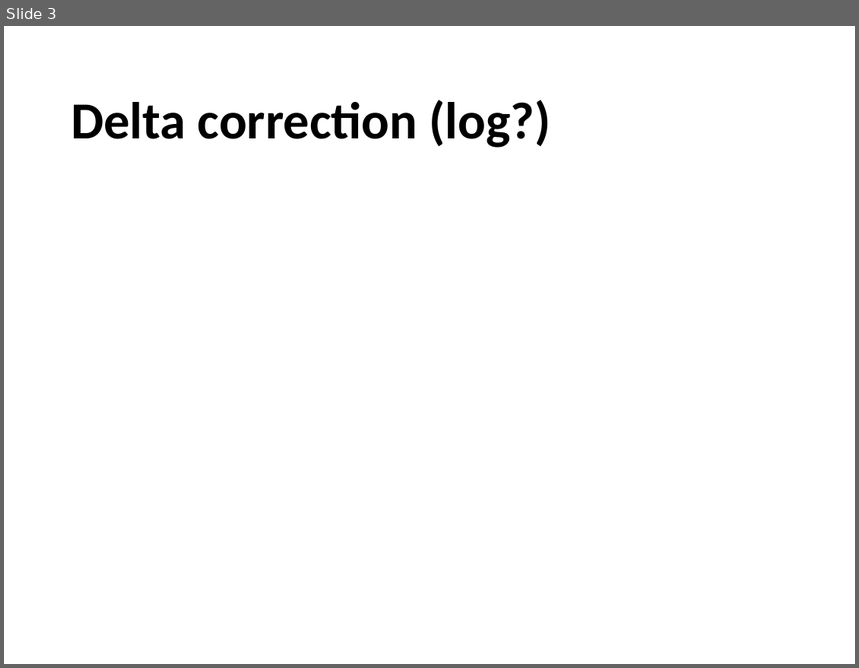
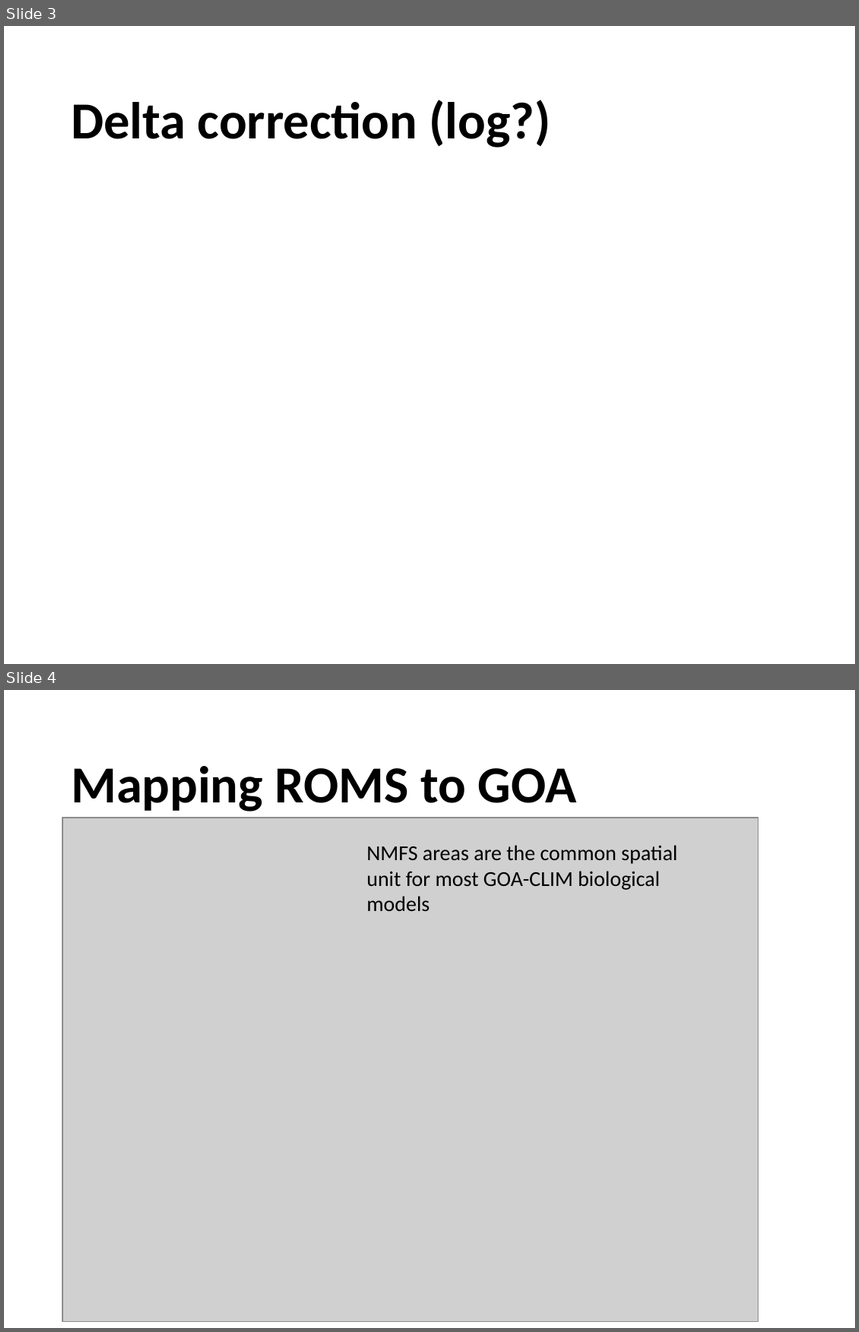
Before and after one commit to biadias/ROMS_to_Index, a slide deck: Index presentation 1-12-2023-.pptx. Shown one above the other, each under a label of ours: slide 3 before the commit, slides 3 and 4 after it. The pictures are 859x668 and 859x1332 pixels, drawn with LibreOffice and Linux fonts; fonts in the diff are those of the drawing; grey boxes stand for pictures. Boxes give left, top, right and bottom in pixels: in the first picture for what was removed or moved away, otherwise in the second. Text is boxed around its words. In the diff, an @@ line names an element or a change of style, - is before the commit and + after.

```diff
--- a/Index presentation 1-12-2023-.pptx
+++ b/Index presentation 1-12-2023-.pptx
@@ slide 4 added at box(4, 690, 855, 1328), background #FFFFFF @@
@@ title added at box(71, 766, 576, 812), 44 pt, text #000000, bold @@
+Mapping ROMS to GOA
@@ picture added at box(63, 818, 758, 1322) @@
@@ text added at box(367, 845, 677, 911), 18 pt, text #000000 @@
+NMFS areas are the common spatial unit for most GOA-CLIM biological models
```
Also in this commit, not shown: 2 slides changed, 1 other slide added.
